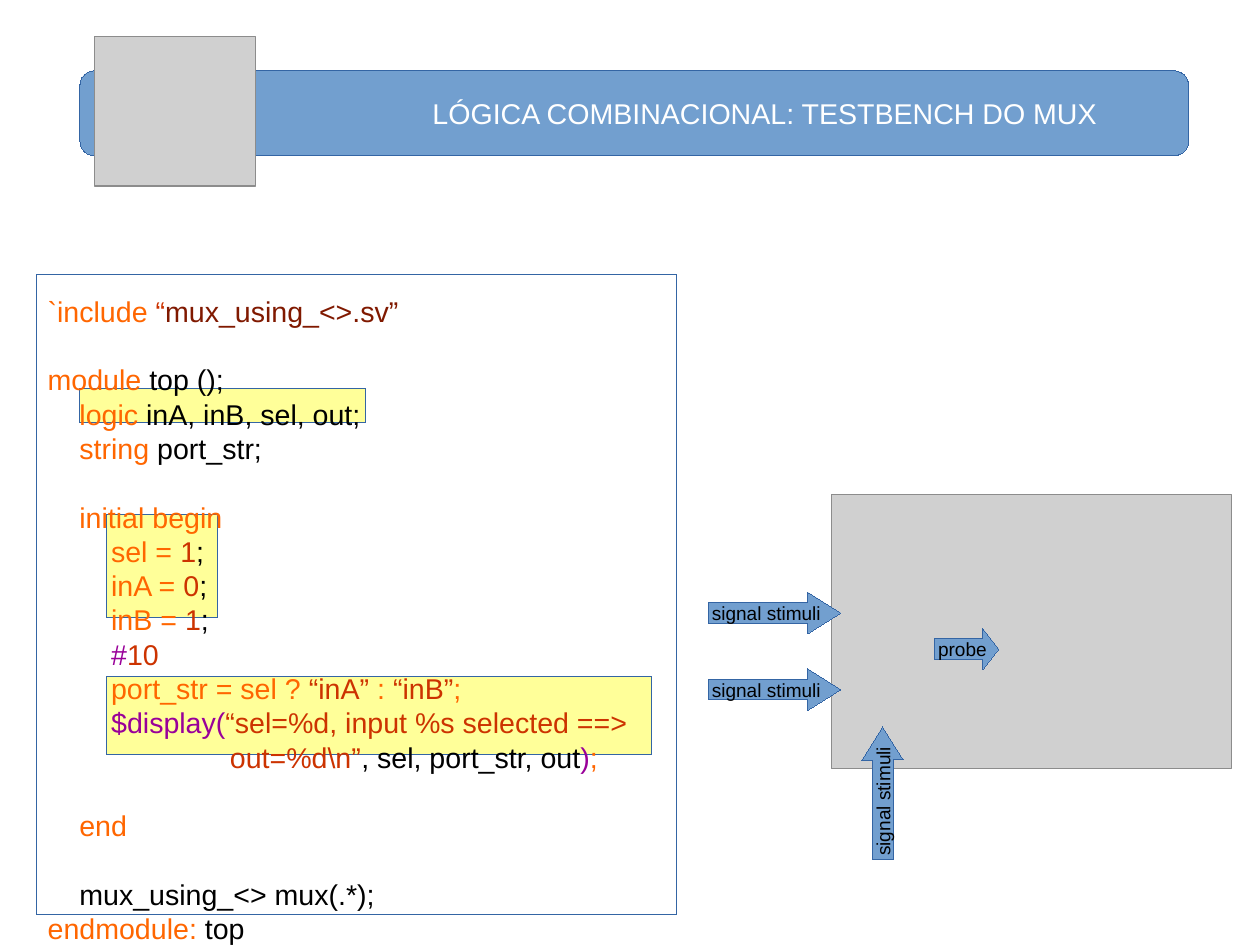
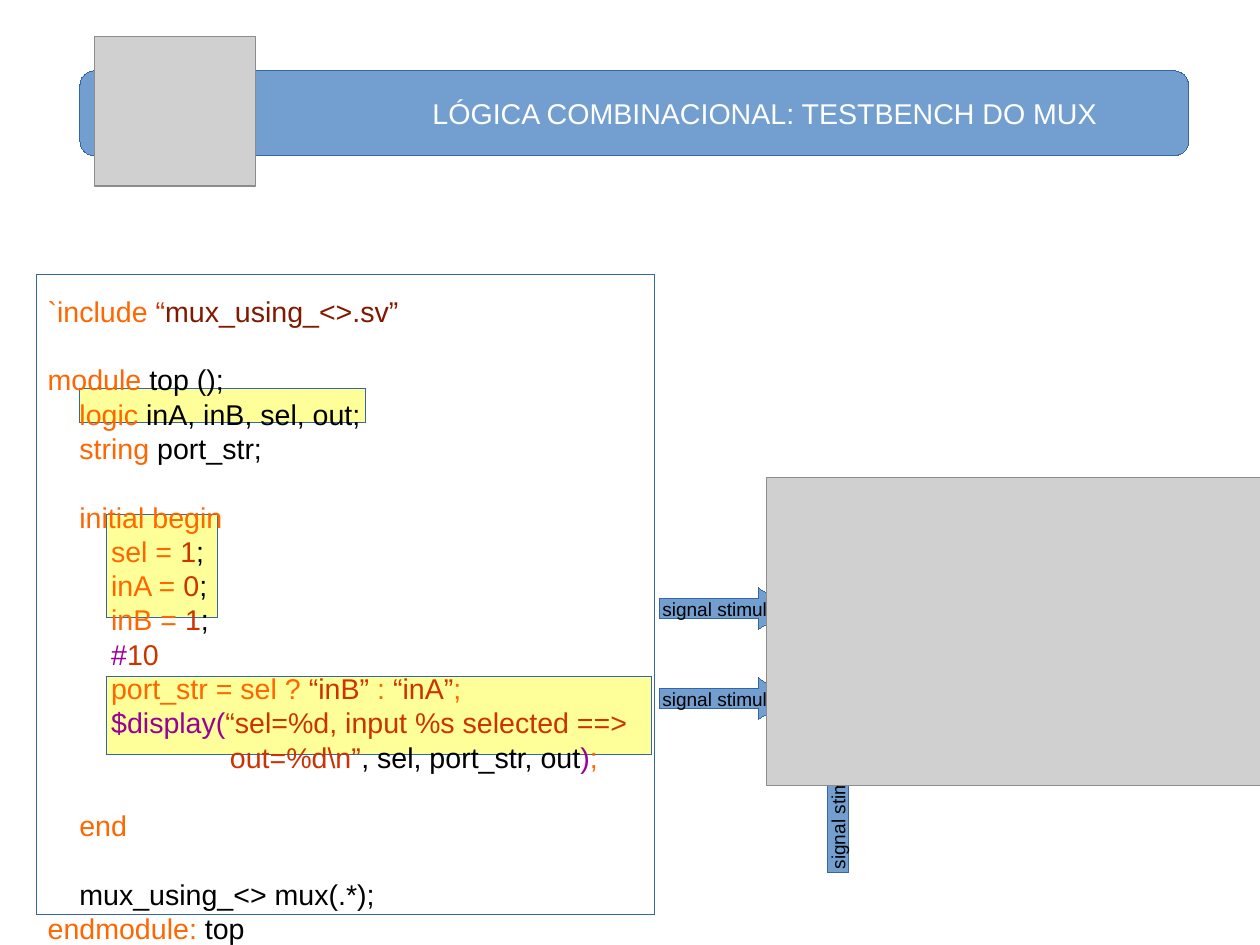
Before and after one commit to nelsoncsc/basicSV, a slide deck: slide 15 of docs/basicSV.odp (slide 14 before the commit). Drawn at 1260x945 pixels with LibreOffice and Linux fonts; fonts in the diff are those of the drawing; grey boxes stand for pictures. Boxes give left, top, right and bottom in pixels: in the first picture for what was removed or moved away, otherwise in the second. Text is boxed around its words. In the diff, an @@ line names an element or a change of style, - is before the commit and + after.

```diff
--- a/docs/basicSV.odp
+++ b/docs/basicSV.odp
@@ rectangle: place and size @@
-rectangle at [37,274,677,915]
+rectangle at [37,274,655,915]
@@ picture: place and size @@
-picture at [831,495,1231,769]
+picture at [767,478,1260,787]
@@ right arrow "signal stimuli": place and size @@
-right arrow "signal stimuli" at [709,592,842,633]
+right arrow "signal stimuli" at [660,588,792,629]
@@ right arrow removed at [934,629,998,670] @@
-probe
@@ text at [111,678,461,705]: text changed @@
-port_str = sel ? “inA” : “inB”;
+port_str = sel ? “inB” : “inA”;
@@ right arrow "signal stimuli": place and size @@
-right arrow "signal stimuli" at [709,669,842,710]
+right arrow "signal stimuli" at [660,678,792,719]
@@ right arrow "signal stimuli": place and size @@
-right arrow "signal stimuli" at [862,727,903,860]
+right arrow "signal stimuli" at [817,740,859,872]
```
Also in this commit, not shown: 8 other slides changed, 1 slide added, 1 other file.
